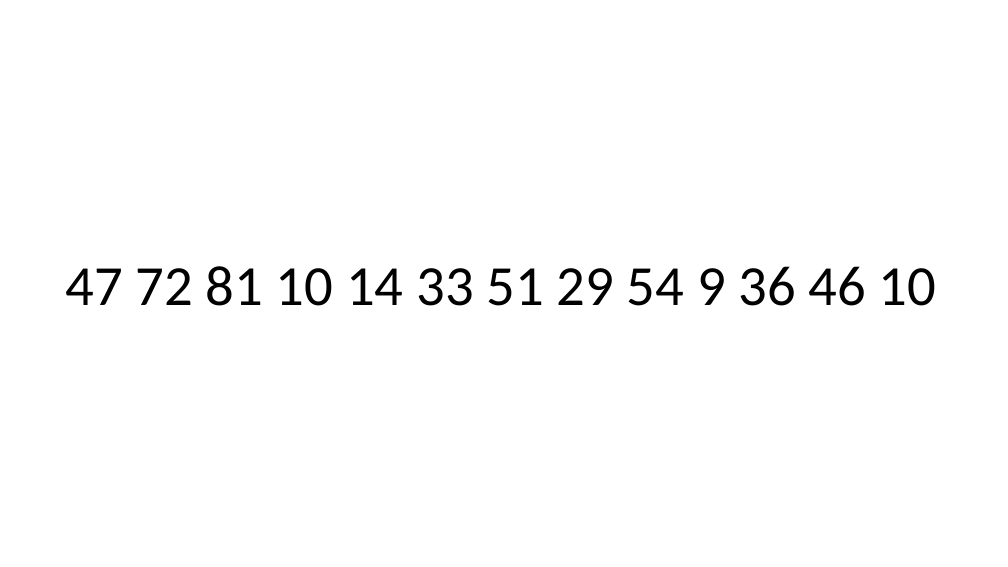
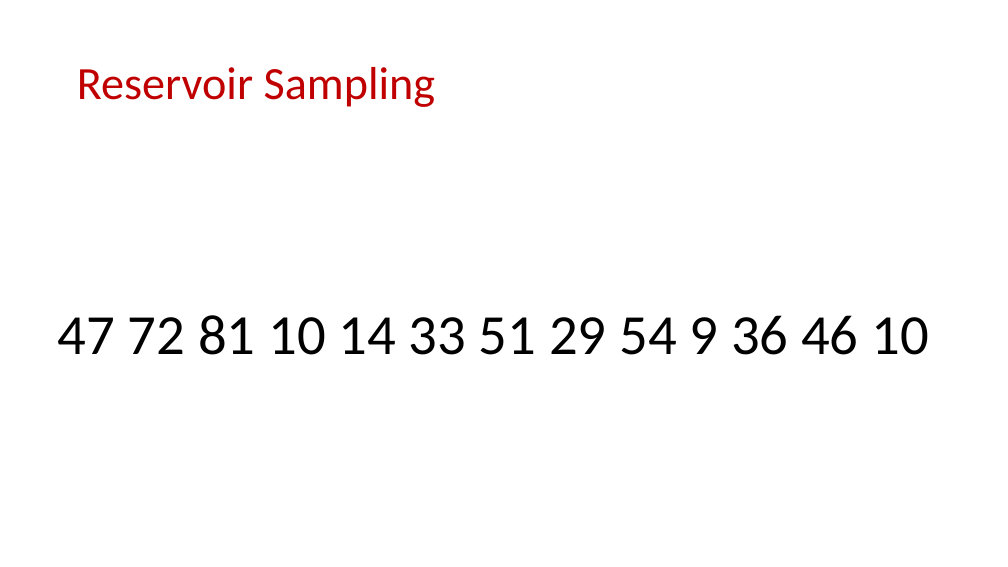
Before and after one commit to samsonzhou/samsonzhou.github.io, a slide deck: slide 4 of CSCE658-S24/L11.pptx (slide 3 before the commit). Drawn at 1008x567 pixels with LibreOffice and Linux fonts; fonts in the diff are those of the drawing; grey boxes stand for pictures. Boxes give left, top, right and bottom in pixels: in the first picture for what was removed or moved away, otherwise in the second. Text is boxed around its words. In the diff, an @@ line names an element or a change of style, - is before the commit and + after.

```diff
--- a/CSCE658-S24/L11.pptx
+++ b/CSCE658-S24/L11.pptx
@@ title added at box(77, 67, 436, 107), 44 pt, text #C00000 @@
+Reservoir Sampling
@@ text "47 72 81 10 14 ...": place and size @@
-text "47 72 81 10 14 ..." at box(65, 266, 936, 306)
+text "47 72 81 10 14 ..." at box(58, 315, 928, 355)
```
Also in this commit, not shown: 28 slides added.
